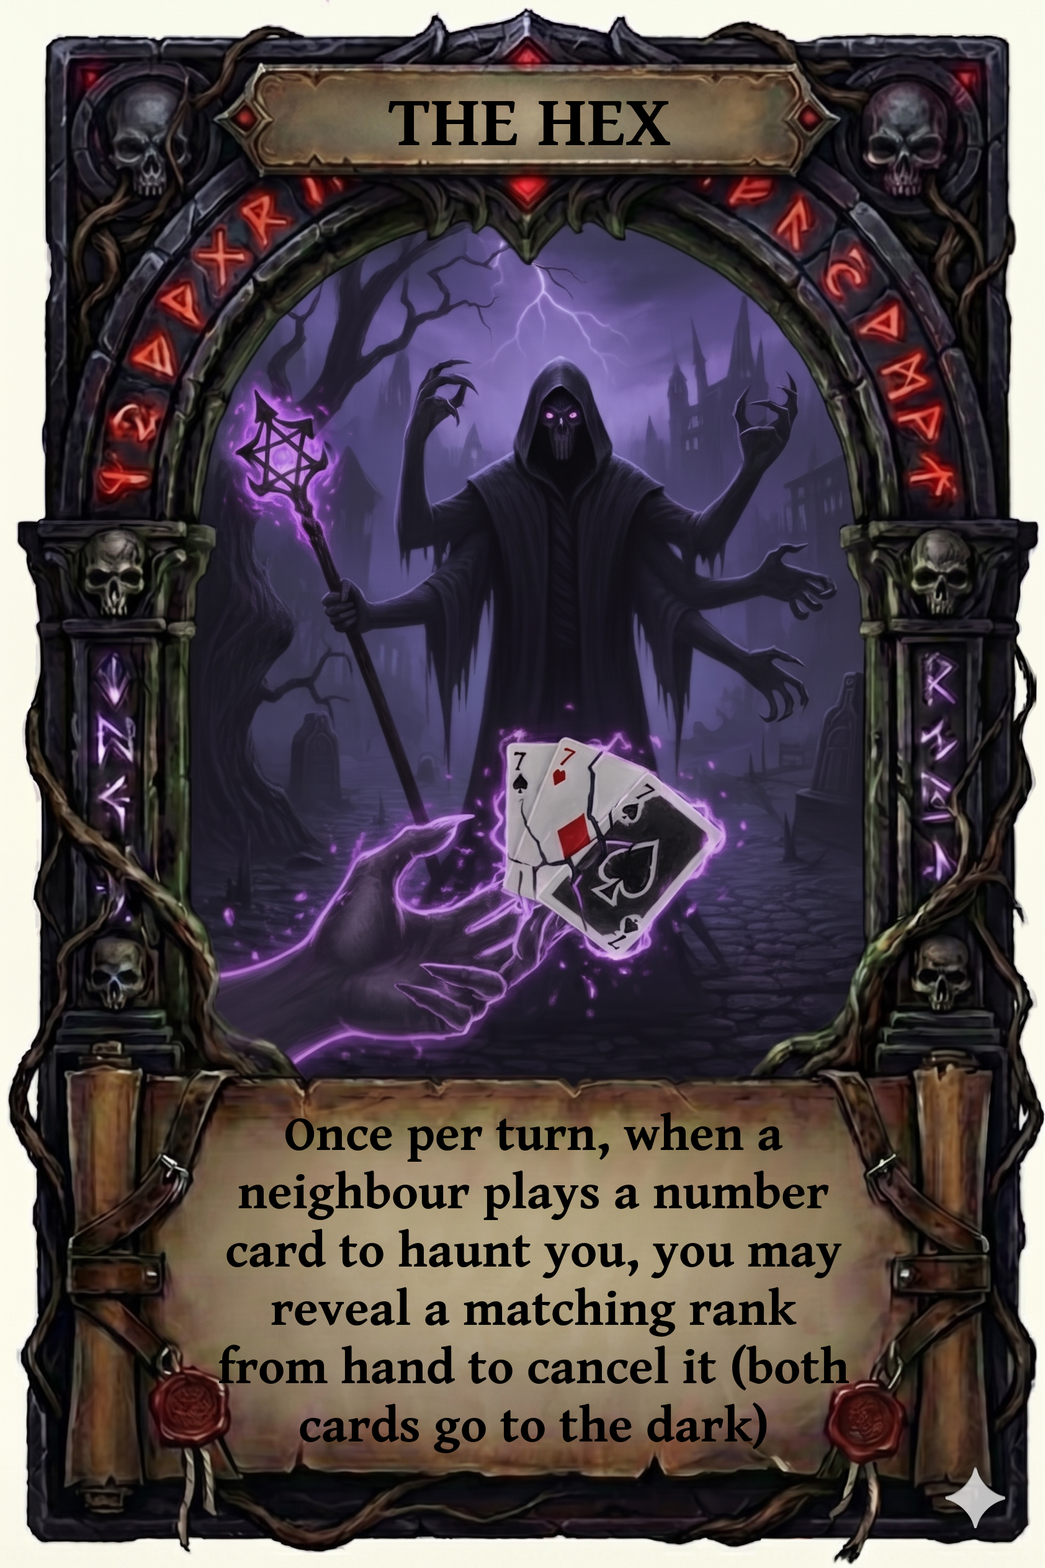
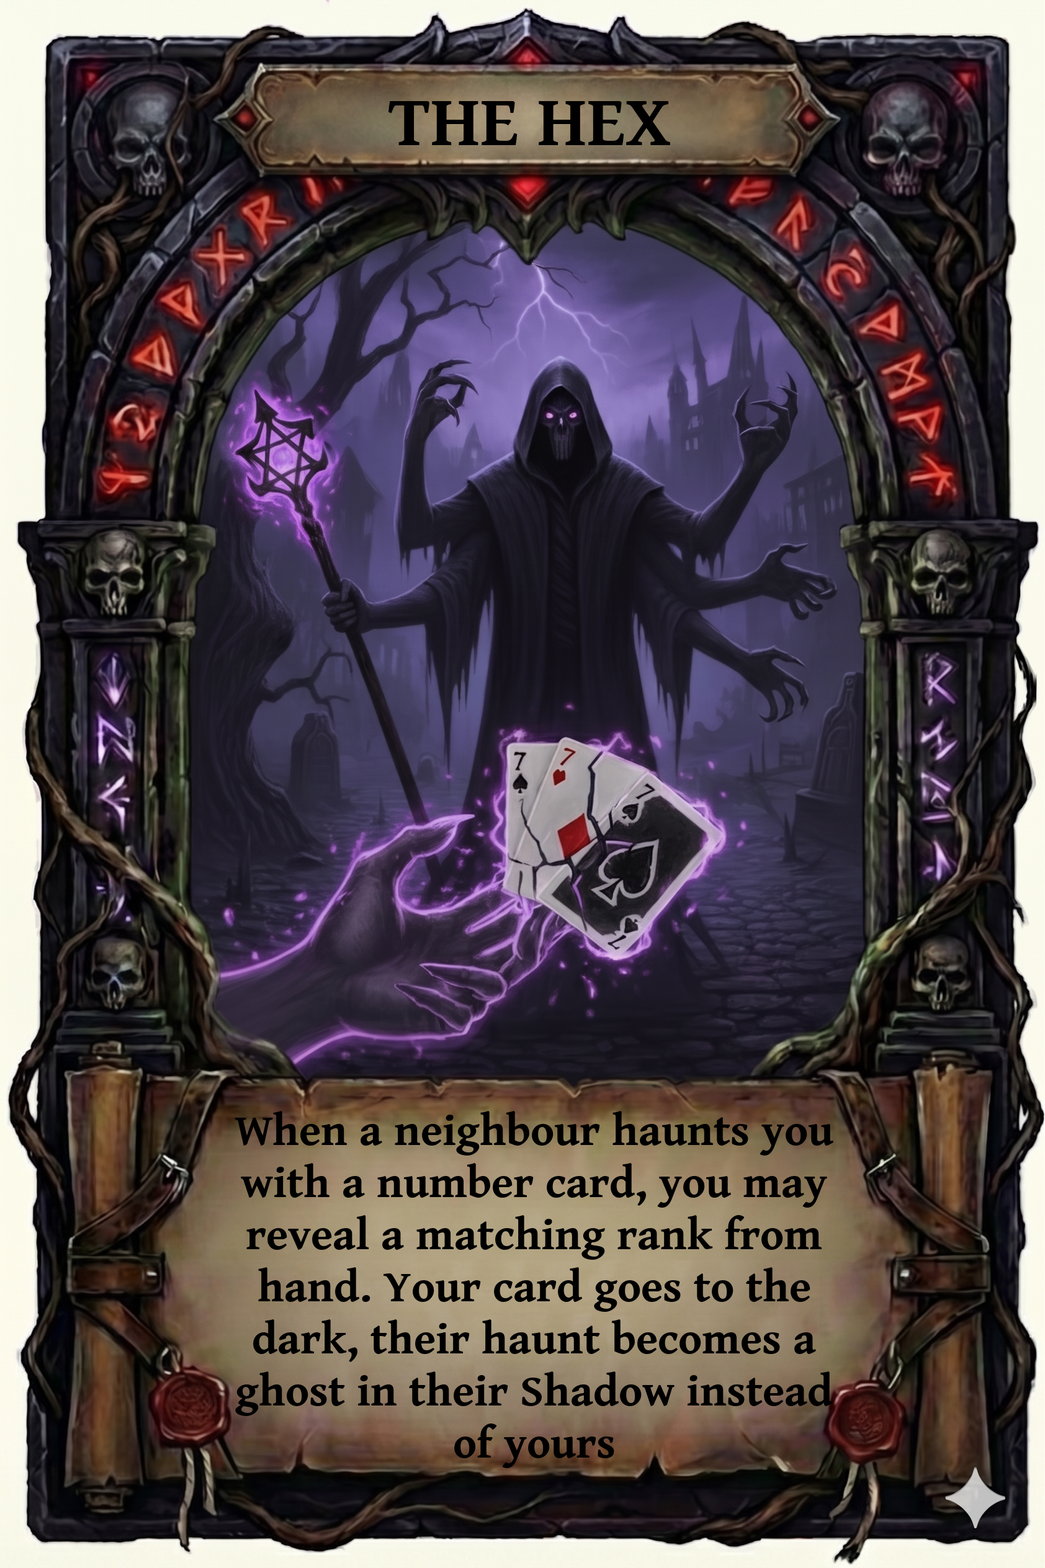
Layered file, before and after one edit (w=1045, h=1568). Changes by layer:
renamed "Once per turn, when a neighbou..." to "When a neighbour haunts you wi...", painted on it over [218, 1110, 850, 1469]